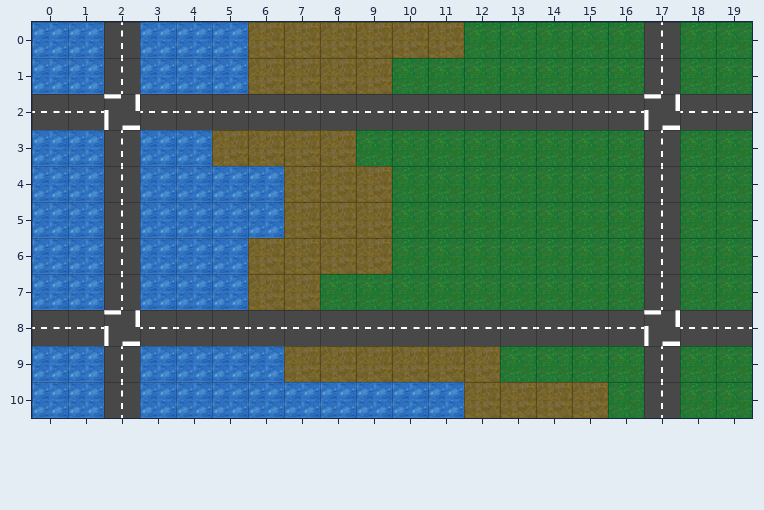
Tiled map -- static/assets/level.tmx. Above is the file before it was changed.
Cells are 64x64 px. Shown: x 0..19, y 0..10.
The result:
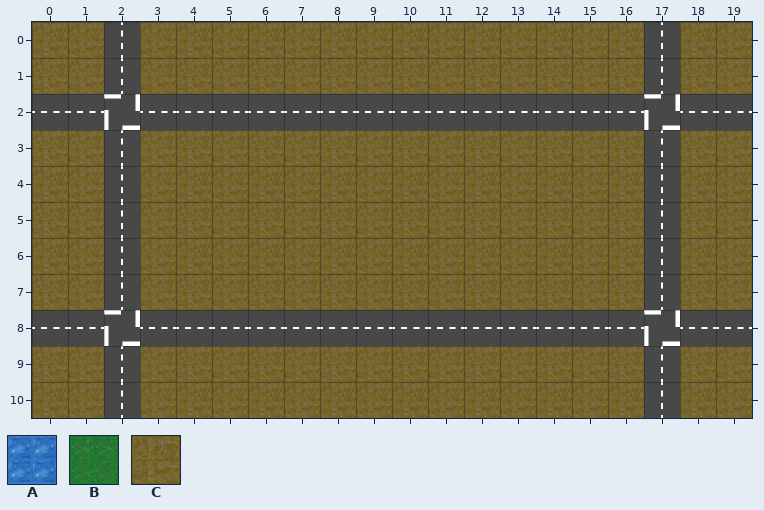
Key: from "spritesheet": A 0, B 1, C 2.
_ is an empty cell, . an unchanged one.
What changed:
--- layer "Ground"
@@ x 0..19 @@
- 0 AA.AAA......BBBBB.BB
- 1 AA.AAA....BBBBBBB.BB
+ 0 CC.CCC......CCCCC.CC
+ 1 CC.CCC....CCCCCCC.CC
@@ x 0..19 @@
- 3 AA.AA....BBBBBBBB.BB
- 4 AA.AAAA...BBBBBBB.BB
- 5 AA.AAAA...BBBBBBB.BB
- 6 AA.AAA....BBBBBBB.BB
- 7 AA.AAA..BBBBBBBBB.BB
+ 3 CC.CC....CCCCCCCC.CC
+ 4 CC.CCCC...CCCCCCC.CC
+ 5 CC.CCCC...CCCCCCC.CC
+ 6 CC.CCC....CCCCCCC.CC
+ 7 CC.CCC..CCCCCCCCC.CC
@@ x 0..19 @@
- 9 AA.AAAA......BBBB.BB
-10 AA.AAAAAAAAA....B.BB
+ 9 CC.CCCC......CCCC.CC
+10 CC.CCCCCCCCC....C.CC
